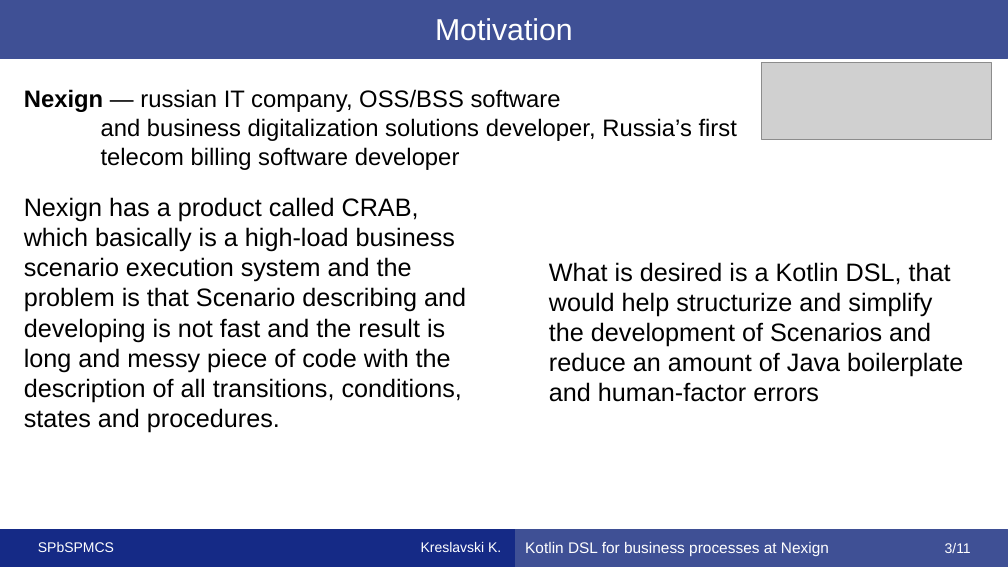
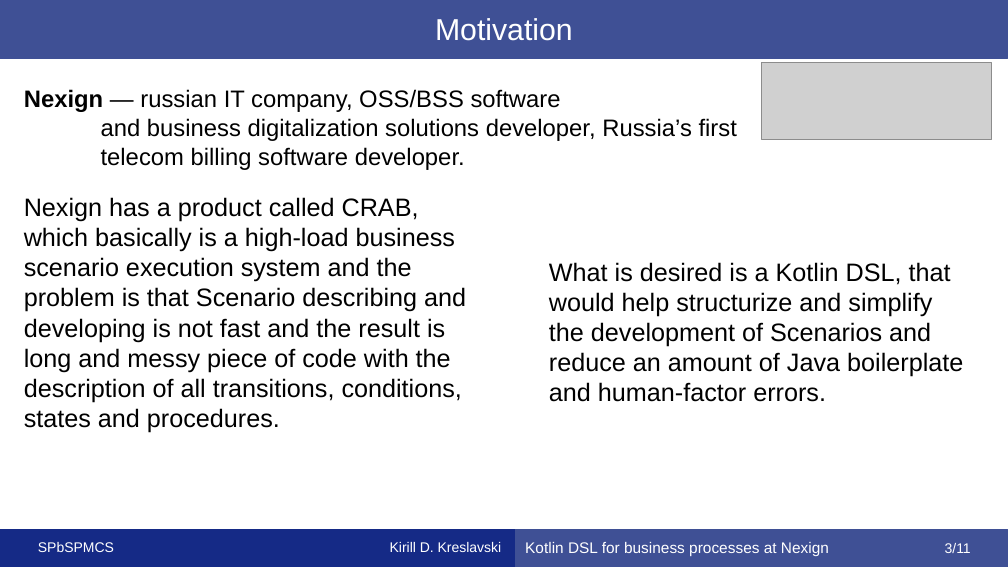
Before and after one commit to KreslavskiKD/nexign-kotlin-bp, a slide deck: slide 3 of other/2 sem/research_proposal/presentation/Research Proposal Nexign.pptx. Drawn at 1008x567 pixels with LibreOffice and Linux fonts; fonts in the diff are those of the drawing; grey boxes stand for pictures. Boxes give left, top, right and bottom in pixels: in the first picture for what was removed or moved away, otherwise in the second. Text is boxed around its words. In the diff, an @@ line names an element or a change of style, - is before the commit and + after.

Commit message:
small presentation updates

```diff
--- a/other/2 sem/research_proposal/presentation/Research Proposal Nexign.pptx
+++ b/other/2 sem/research_proposal/presentation/Research Proposal Nexign.pptx
@@ text at <box>101,147,465,170</box>: text changed @@
-telecom billing software developer
+telecom billing software developer.
@@ text at <box>549,262,963,402</box>: text changed @@
-What is desired is a Kotlin DSL, that would help structurize and simplify the development of Scenarios and reduce an amount of Java boilerplate and human-factor errors
+What is desired is a Kotlin DSL, that would help structurize and simplify the development of Scenarios and reduce an amount of Java boilerplate and human-factor errors.
@@ text in rectangle at <box>390,542,502,552</box>: text changed @@
-Kreslavski K.
+Kirill D. Kreslavski
```
Also in this commit, not shown: 10 other slides changed, 2 other files.
